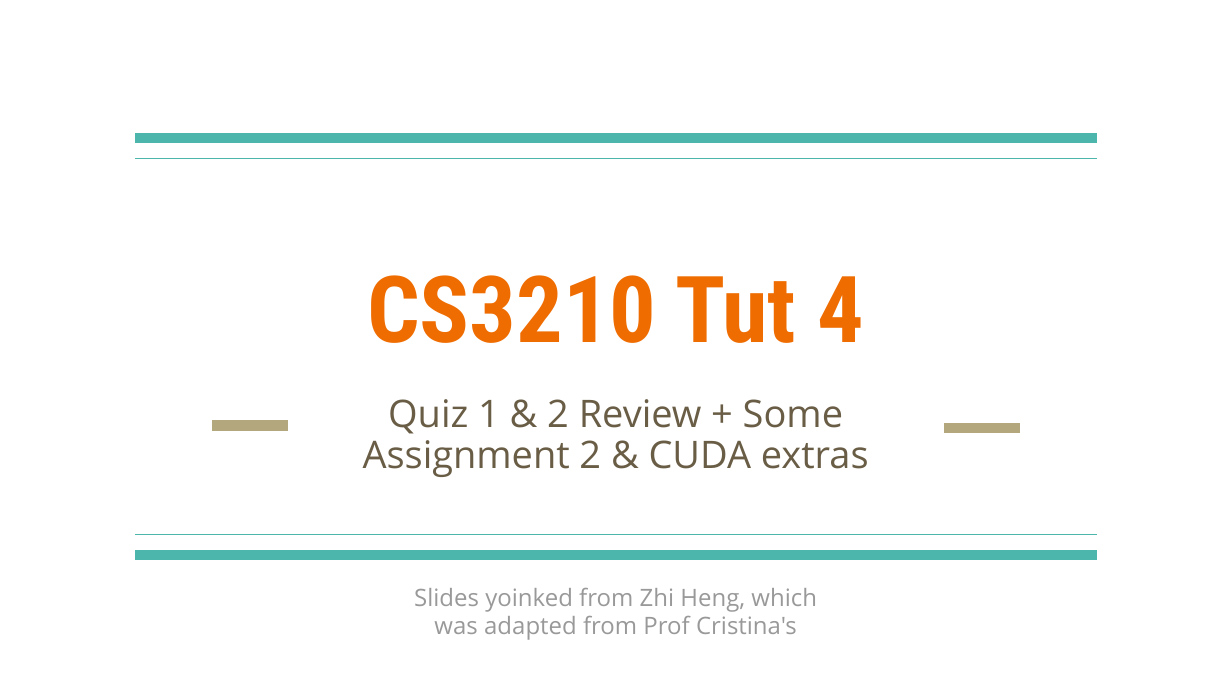
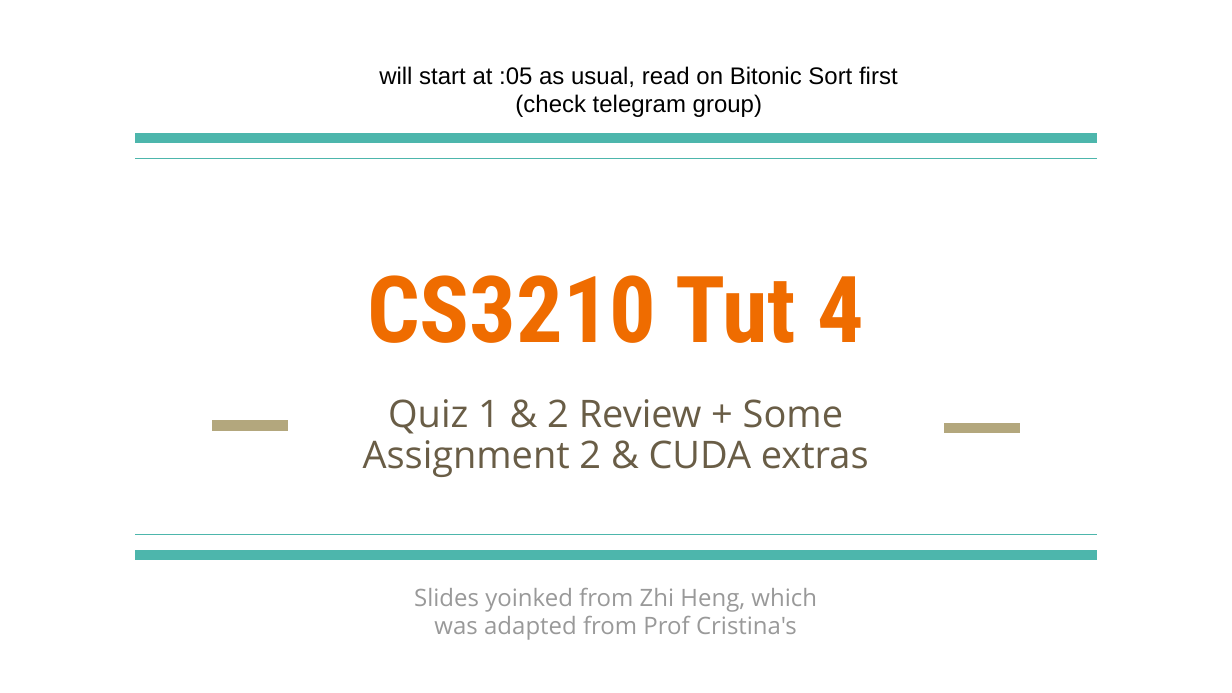
Before and after one commit to theodoreleebrant/TA-2425S1, a slide deck: slide 1 of CS3210/pptx/CS3210-TL7 (Tut 4).pptx. Drawn at 1232x693 pixels with LibreOffice and Linux fonts; fonts in the diff are those of the drawing. Boxes give left, top, right and bottom in pixels: in the first picture for what was removed or moved away, otherwise in the second. Text is boxed around its words. In the diff, an @@ line names an element or a change of style, - is before the commit and + after.

```diff
--- a/CS3210/pptx/CS3210-TL7 (Tut 4).pptx
+++ b/CS3210/pptx/CS3210-TL7 (Tut 4).pptx
@@ text added at box(379, 66, 898, 117), 14 pt, text #000000 @@
+will start at :05 as usual, read on Bitonic Sort first (check telegram group)
```
Also in this commit, not shown: 1 other file.
